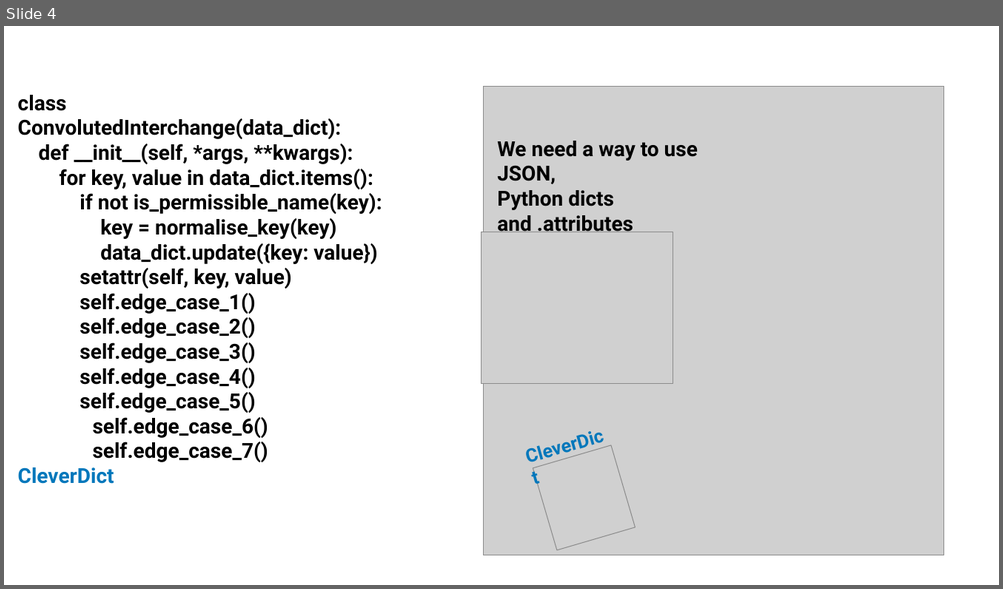
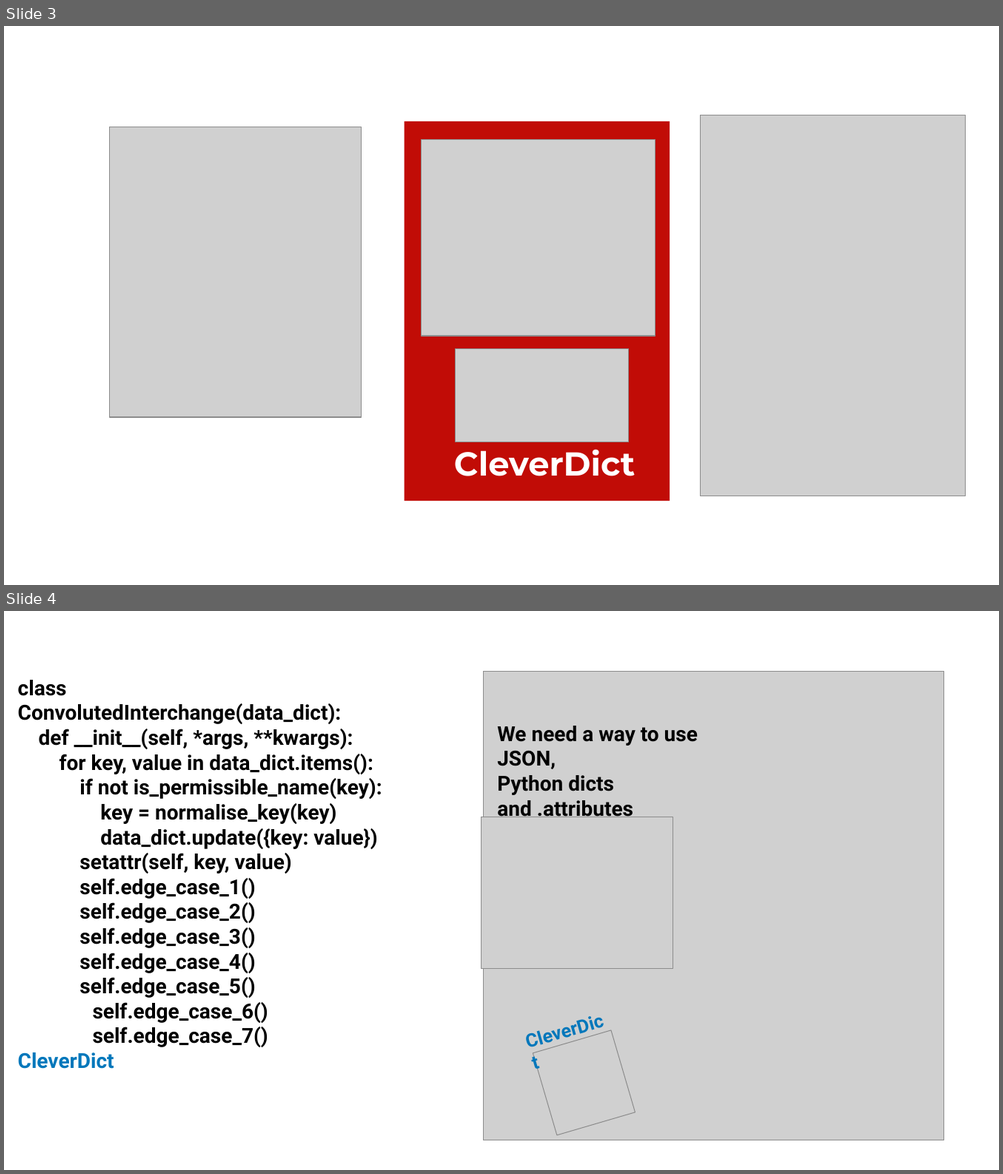
Before and after one commit to PFython/cleverdict, a slide deck: cleverdict.pptx. Shown one above the other, each under a label of ours: slide 4 before the commit, slides 3 and 4 after it. The pictures are 1003x589 and 1003x1174 pixels, drawn with LibreOffice and Linux fonts; fonts in the diff are those of the drawing; grey boxes stand for pictures. Boxes give left, top, right and bottom in pixels: in the first picture for what was removed or moved away, otherwise in the second. Text is boxed around its words. In the diff, an @@ line names an element or a change of style, - is before the commit and + after.

```diff
--- a/cleverdict.pptx
+++ b/cleverdict.pptx
@@ slide 3 added at [4,26,999,585], background #FFFFFF @@
@@ picture added at [109,127,361,417] @@
@@ rectangle added at [404,121,669,501], fill #C10C06 @@
@@ picture added at [700,115,965,496] @@
@@ picture added at [421,139,655,336] @@
@@ rectangle added at [449,340,634,385], fill #C10C06 @@
@@ picture added at [455,349,629,443] @@
@@ text added at [454,449,634,477], 32 pt, text #FFFFFF, bold @@
+CleverDict
```
Also in this commit, not shown: 1 slide changed, 1 other slide added, 2 slides removed, 2 other files.
